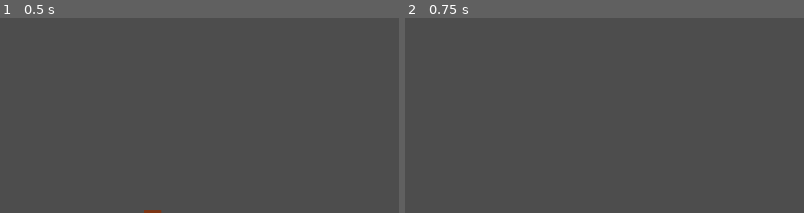
Above: before the commit, frames 1-2 (left to right).
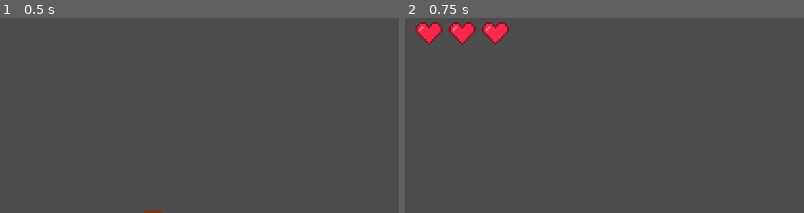
Above: after the commit, the same moments.

Repository: NathanFeldmeyer/GameJamDoubleTake
Game: Godot game, scene res://scenes/menu.tscn
Two runs of this game, one before a commit and one after it. Both use one fixed random seed, a clock stepped at 60 frames per second and the inputs below.
Inputs:
- Up to frame 1 (0.5 s): no input
- Up to frame 2 (0.75 s): click "PLAY" at 0.5 s
The pictures show only the part of the screen within x 0-50%, y 0-50%; the shares and areas given below are measured in that part.

Frame 1 is identical in both runs. In frame 2, 1.6% of the frame differs, in the area x 2-27%, y 2-14%.

Commit message:
hearts appear - no logic

Diff:
--- a/scenes/main.tscn
+++ b/scenes/main.tscn
@@ -1,7 +1,8 @@
-[gd_scene load_steps=8 format=3 uid="uid://dhvjs30pt72rq"]
+[gd_scene load_steps=9 format=3 uid="uid://dhvjs30pt72rq"]
 
 [ext_resource type="Texture2D" uid="uid://bfik4p0oa7p6a" path="res://assets/Terrain/Terrain (16x16).png" id="1"]
 [ext_resource type="PackedScene" uid="uid://crpem6jmtm72h" path="res://scenes/player.tscn" id="2"]
+[ext_resource type="Texture2D" uid="uid://cterpfhoojeud" path="res://assets/lessthan3.png" id="3_g7b76"]
 
 [sub_resource type="TileSetAtlasSource" id="TileSetAtlasSource_ynqgs"]
 texture = ExtResource("1")
@@ -171,3 +172,24 @@
 
 [node name="RemoteTransform2D" type="RemoteTransform2D" parent="player"]
 remote_path = NodePath("../../Camera2D")
+
+[node name="CanvasLayer" type="CanvasLayer" parent="."]
+
+[node name="Control" type="Control" parent="CanvasLayer"]
+layout_mode = 3
+anchors_preset = 0
+offset_left = 25.0
+offset_top = 10.0
+offset_right = 70.0
+offset_bottom = 21.0
+scale = Vector2(5, 5)
+
+[node name="TextureRect" type="TextureRect" parent="CanvasLayer/Control"]
+layout_mode = 0
+offset_left = -2.0
+offset_top = -3.0
+offset_right = 45.0
+offset_bottom = 12.0
+texture = ExtResource("3_g7b76")
+expand_mode = 1
+stretch_mode = 1
Binary file added: assets/lessthan3.png
Not shown, added: assets/lessthan3.png.import
